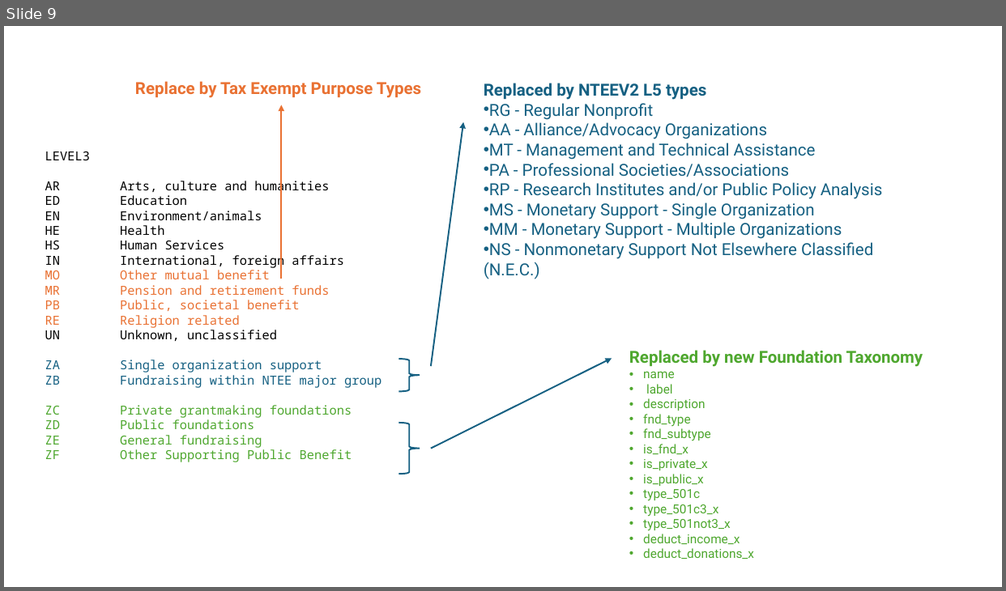
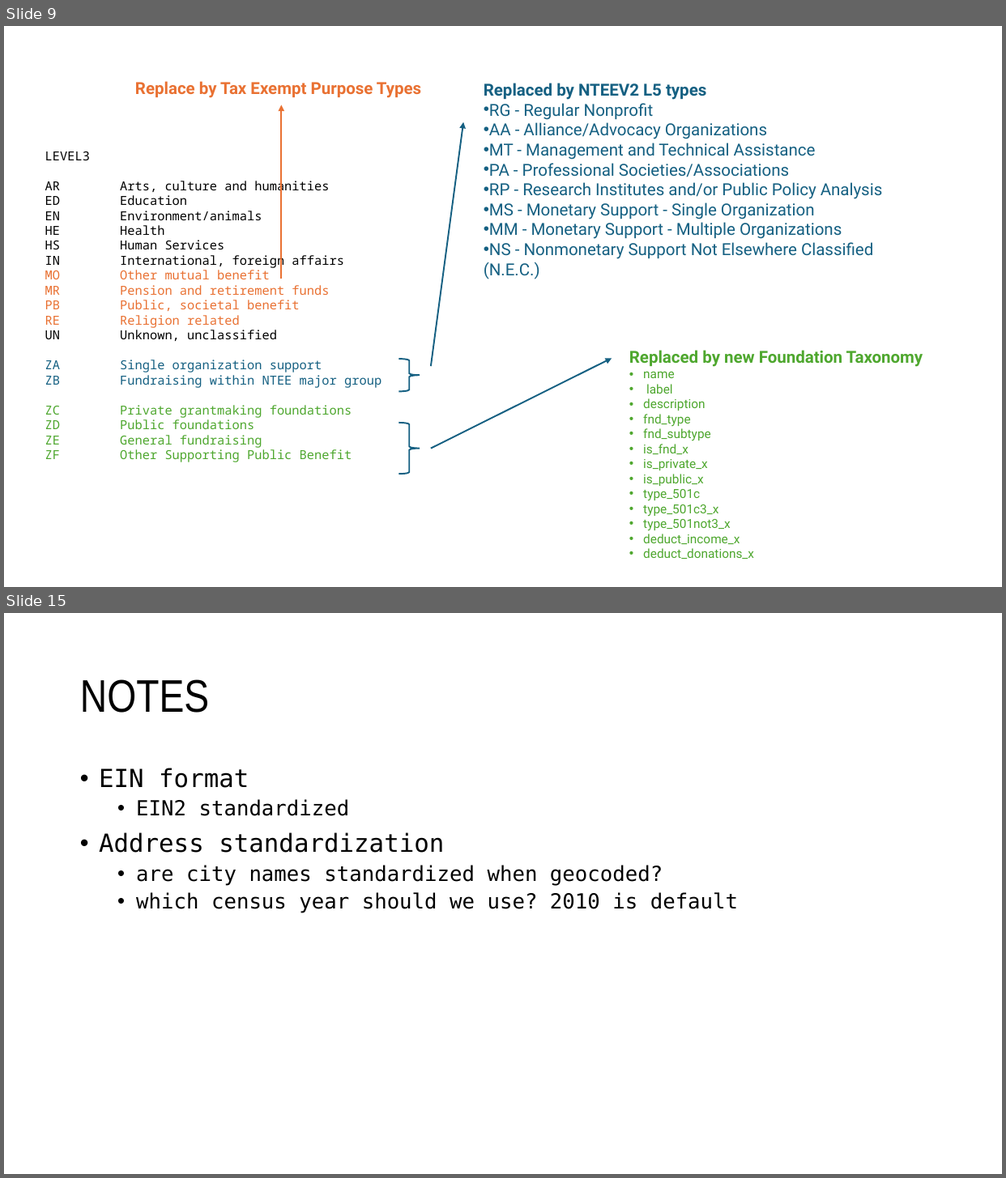
Before and after one commit to Nonprofit-Open-Data-Collective/metadata-standards, a slide deck: METADATA CODEBOOK.pptx. Shown one above the other, each under a label of ours: slide 9 before the commit, slides 9 and 15 after it; the slides between them are not shown. The pictures are 1006x591 and 1006x1178 pixels, drawn with LibreOffice and Linux fonts; fonts in the diff are those of the drawing. Boxes give left, top, right and bottom in pixels: in the first picture for what was removed or moved away, otherwise in the second. Text is boxed around its words. In the diff, an @@ line names an element or a change of style, - is before the commit and + after.

```diff
--- a/METADATA CODEBOOK.pptx
+++ b/METADATA CODEBOOK.pptx
@@ slide 15 added at (4, 613, 1002, 1174), background #FFFFFF @@
@@ title added at (80, 679, 209, 713), 44 pt, text #000000 @@
+NOTES
@@ text added at (99, 768, 738, 913), 20 pt, text #000000 @@
+• EIN format
+  • EIN2 standardized
+• Address standardization
+  • are city names standardized when geocoded?
+  • which census year should we use? 2010 is default
```
Also in this commit, not shown: 9 slides changed.
